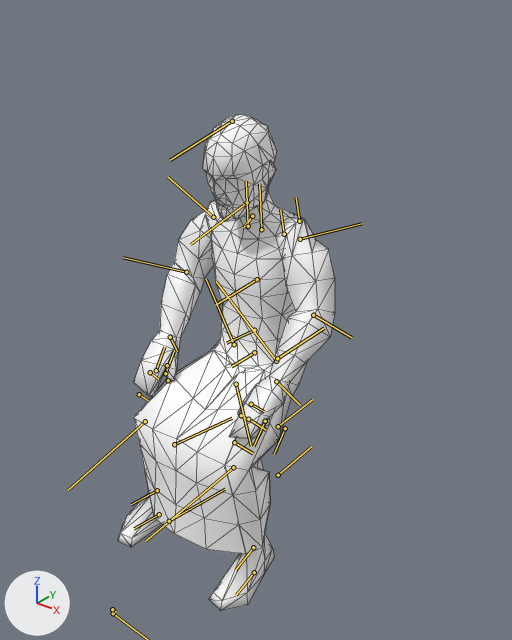
One commit to the FBX model media/Anims_X/SitOnChairDownOffset.fbx: the scene before it, then after it.
The view is the same before and after, from a 50 mm lens placed at (79.2, -57.0, 105.4), pointed at (0.7, 41.1, 44.6). Arrows for +X, +Y and +Z are at lower left; the lights stay in place. Both versions are drawn at frame 16 of the action 'SitOnChairDownOffset'; the numbers are the values there. The bones that bend it are drawn over the model as lines. Mesh edges are drawn as thin lines.

Objects in the first picture: 'Body'.
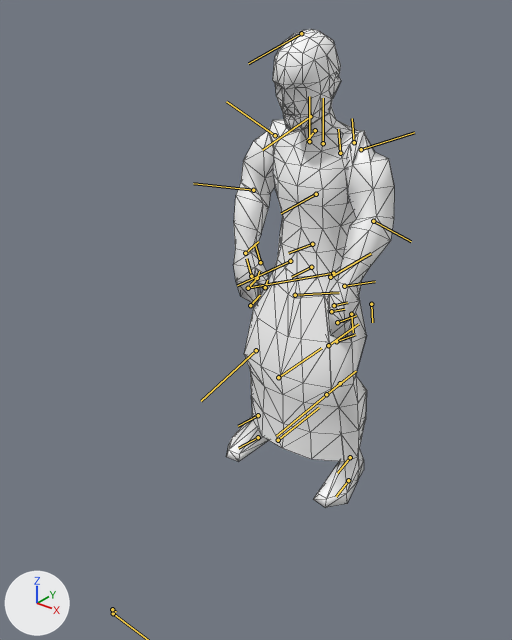
Boxes [x1, y1, x2, y2] around the edits, measured in the pictures (512 x 640 px):
'Body', posed (22% narrower)
    before: [118, 115, 335, 611]
    after: [226, 29, 394, 508]
bone 'Bip01_Pelvis', root to tip
    before: (254, 352) to (231, 366)
    after: (311, 267) to (291, 277)
bone 'Bip01_L_Thigh', root to tip
    before: (276, 361) to (216, 281)
    after: (333, 273) to (247, 288)
bone 'Bip01_L_Calf', root to tip
    before: (233, 467) to (145, 541)
    after: (340, 383) to (276, 436)
bone 'Bip01_L_UpperArm', root to tip
    before: (300, 239) to (362, 223)
    after: (361, 149) to (414, 132)
bone 'Bip01_L_Forearm', root to tip
    before: (313, 315) to (351, 337)
    after: (373, 221) to (411, 241)
bone 'Bip01_L_Hand', root to tip
    before: (276, 381) to (300, 405)
    after: (344, 286) to (375, 281)
bone 'Bip01_R_UpperArm', root to tip
    before: (213, 217) to (168, 177)
    after: (275, 135) to (226, 101)
bone 'Bip01_R_Forearm', root to tip
    before: (186, 272) to (123, 257)
    after: (253, 190) to (193, 183)
bone 'Bip01_R_Hand', root to tip
    before: (170, 337) to (177, 351)
    after: (245, 253) to (258, 241)
bone 'Bip01_R_Thigh', root to tip
    before: (234, 344) to (206, 279)
    after: (290, 261) to (237, 285)
bone 'Bip01_R_Calf', root to tip
    before: (145, 421) to (68, 490)
    after: (256, 350) to (201, 401)
bone 'Bip01_DressFront', root to tip
    before: (236, 384) to (251, 446)
    after: (295, 295) to (339, 292)
bone 'Bip01_DressFront02', root to tip
    before: (174, 444) to (232, 418)
    after: (278, 377) to (321, 348)

The edits, one by one:
Bone 'Bip01_Pelvis' (bone_bip01_pelvis) moves from (-13.7, -40.6, 0.0) to (-1.1, -60.0, 0.0).
Bone 'Bip01_L_Thigh' (bone_bip01_l_thigh) turns from (-1, 22, 61) to (-3, 10, 11) degrees about its own x, y and z.
Bone 'Bip01_L_Calf' (bone_bip01_l_calf) turns from (13, -9, -64) to (-2, -10, -13) degrees about its own x, y and z.
Bone 'Bip01_L_UpperArm' (bone_bip01_l_upperarm) turns from (46, 47, -50) to (59, 51, -49) degrees about its own x, y and z.
Bone 'Bip01_L_Forearm' (bone_bip01_l_forearm) turns from (27, -25, -20) to (18, -22, -15) degrees about its own x, y and z.
Bone 'Bip01_L_Hand' (bone_bip01_l_hand) turns from (-2, -5, -28) to (-4, 15, 8) degrees about its own x, y and z.
Bone 'Bip01_R_UpperArm' (bone_bip01_r_upperarm) turns from (-46, -47, -46) to (-60, -54, -34) degrees about its own x, y and z.
Bone 'Bip01_R_Forearm' (bone_bip01_r_forearm) turns from (-29, 25, -21) to (-25, 21, -19) degrees about its own x, y and z.
Bone 'Bip01_R_Hand' (bone_bip01_r_hand) turns from (7, 4, -29) to (6, -12, 10) degrees about its own x, y and z.
Bone 'Bip01_R_Thigh' (bone_bip01_r_thigh) turns from (2, -24, 60) to (3, -12, 11) degrees about its own x, y and z.
Bone 'Bip01_R_Calf' (bone_bip01_r_calf) turns from (-13, 10, -65) to (2, 12, -12) degrees about its own x, y and z.
Bone 'Bip01_DressFront' (bone_bip01_dressfront) turns from (0, 0, -78) to (0, 0, -20) degrees about its own x, y and z.
Bone 'Bip01_DressFront02' (bone_bip01_dressfront02) turns from (0, 0, 66) to (0, 0, 18) degrees about its own x, y and z.
